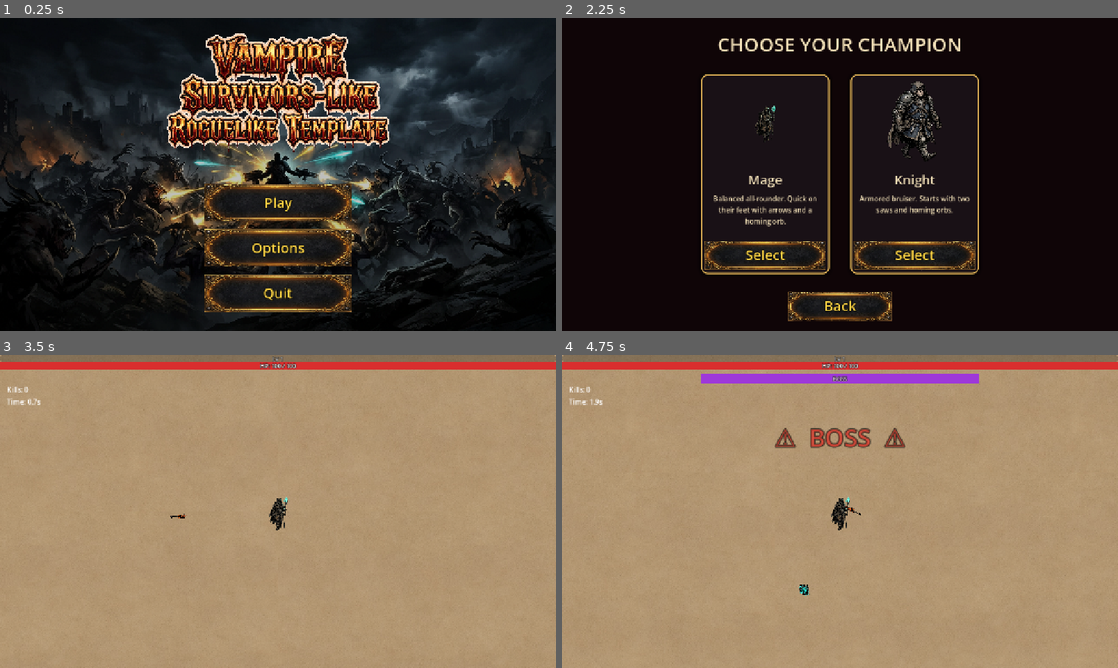
Above: before the commit, frames 1-4 (two rows, left to right).
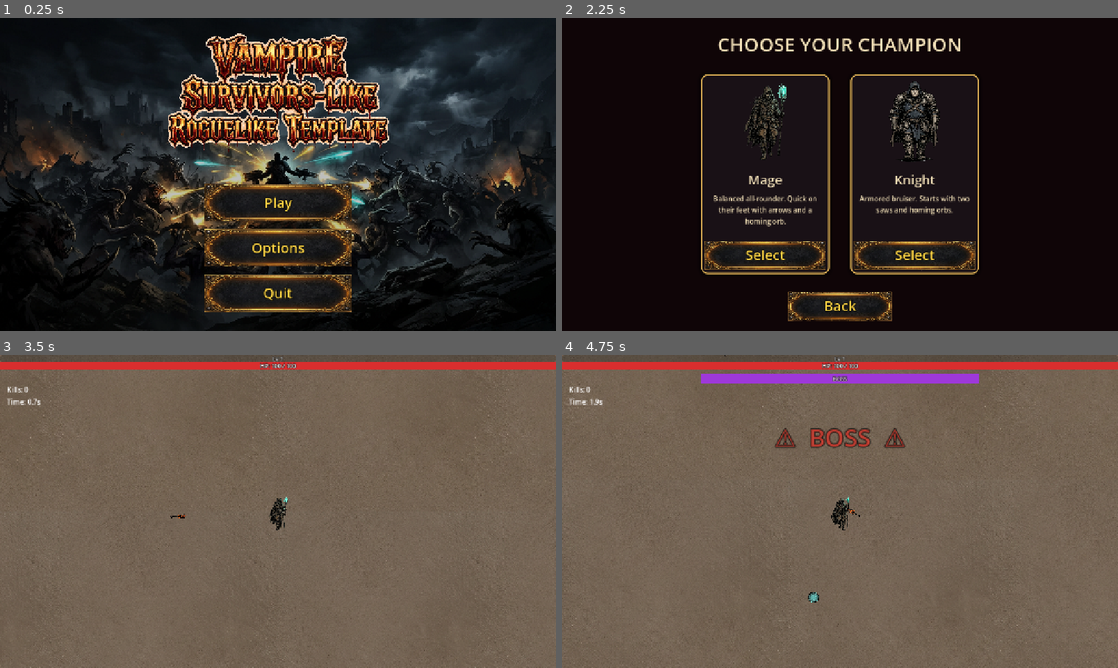
Above: after the commit, the same moments.

Repository: SummerEngine/template-2d-vampire-survivor-roguelike
Game: Godot game, scene res://scenes/main_menu.tscn
The game is run twice, just before and just after one commit, with the same random seed, the same clock (stepped at 60 frames per second) and the same inputs. Sound files missing from this copy of the repository are replaced by a short silence.
Inputs (mouse positions are in pixels of both pictures, inside the frame that each line leads up to):
- Up to frame 1 (0.25 s): no input
- Up to frame 2 (2.25 s): click "Options" at 0.5 s; click "Back" at 1.25 s; click "Play" at 2 s
- Up to frame 3 (3.5 s): click "Select" at 2.75 s
- Up to frame 4 (4.75 s): tap Enter at 3.5 s; move the mouse to (962, 495) at 3.52 s; hold D 3.53-4.28 s; tap B at 3.6, 4.35 s; click (962, 495) at 3.67 s; move the mouse to (728, 527) at 4.27 s; hold S from 4.28 s (still down)

The runs differ from the first frame. In frame 1, 0.6% of the frame differs, in the area x 30-71%, y 4-43%; in frame 2, 1.6%; in frame 3, 97%, in the area x 0-100%, y 0-100%; in frame 4, 95%.

Commit message:
feat: Knight directional walk animations + sprite tooling
- 4-frame walk cycles for down/up/right in knight_frames.tres (per-direction
  speeds: vertical 9, side 5)
- Side walk from hand-drawn sprites (fixed_1-4); front/back generated via a
  pose-guide + character dual-reference pipeline, then sliced/registered
- Front knight: hood with open face (helmet/visor removed) to match the side
- All directions registered (head/boot anchor), sized consistently (~390px),
  feet on the gameplay baseline (y=688, matches player); knight sprite_scale
  0.11 -> 0.18
- Add tools/slice_sheet.py: sprite-sheet slicer (white-key, whole-figure
  connected-component extraction, fit-aware registered placement)
- Add footstep SFX + stride pose guides (front/back/side reference art)

Co-Authored-By: Claude Opus 4.8 <noreply@anthropic.com>

Diff:
--- a/resources/knight_frames.tres
+++ b/resources/knight_frames.tres
@@ -1,18 +1,17 @@
-[gd_resource type="SpriteFrames" load_steps=14 format=3]
+[gd_resource type="SpriteFrames" load_steps=13 format=3]
 
-[ext_resource type="Texture2D" path="res://assets/player_walk_0.png" id="1"]
-[ext_resource type="Texture2D" path="res://assets/player_walk_1.png" id="2"]
-[ext_resource type="Texture2D" path="res://assets/player_walk_2.png" id="3"]
-[ext_resource type="Texture2D" path="res://assets/player_walk_3.png" id="4"]
-[ext_resource type="Texture2D" path="res://assets/player.png" id="5"]
-[ext_resource type="Texture2D" path="res://assets/player_up_0.png" id="6"]
-[ext_resource type="Texture2D" path="res://assets/player_up_1.png" id="7"]
-[ext_resource type="Texture2D" path="res://assets/player_up_2.png" id="8"]
-[ext_resource type="Texture2D" path="res://assets/player_up_3.png" id="9"]
-[ext_resource type="Texture2D" path="res://assets/player_right_0.png" id="10"]
-[ext_resource type="Texture2D" path="res://assets/player_right_1.png" id="11"]
-[ext_resource type="Texture2D" path="res://assets/player_right_2.png" id="12"]
-[ext_resource type="Texture2D" path="res://assets/player_right_3.png" id="13"]
+[ext_resource type="Texture2D" path="res://assets/knight_down_0.png" id="1"]
+[ext_resource type="Texture2D" path="res://assets/knight_down_1.png" id="2"]
+[ext_resource type="Texture2D" path="res://assets/knight_down_2.png" id="3"]
+[ext_resource type="Texture2D" path="res://assets/knight_down_3.png" id="4"]
+[ext_resource type="Texture2D" path="res://assets/knight_up_0.png" id="5"]
+[ext_resource type="Texture2D" path="res://assets/knight_up_1.png" id="6"]
+[ext_resource type="Texture2D" path="res://assets/knight_up_2.png" id="7"]
+[ext_resource type="Texture2D" path="res://assets/knight_up_3.png" id="8"]
+[ext_resource type="Texture2D" path="res://assets/knight_right_0.png" id="9"]
+[ext_resource type="Texture2D" path="res://assets/knight_right_1.png" id="10"]
+[ext_resource type="Texture2D" path="res://assets/knight_right_2.png" id="11"]
+[ext_resource type="Texture2D" path="res://assets/knight_right_3.png" id="12"]
 
 [resource]
 animations = [{
@@ -31,9 +30,12 @@
 }],
 "loop": true,
 "name": &"walk_down",
-"speed": 8.0
+"speed": 9.0
 }, {
 "frames": [{
+"duration": 1.0,
+"texture": ExtResource("5")
+}, {
 "duration": 1.0,
 "texture": ExtResource("6")
 }, {
@@ -42,15 +44,15 @@
 }, {
 "duration": 1.0,
 "texture": ExtResource("8")
-}, {
-"duration": 1.0,
-"texture": ExtResource("9")
 }],
 "loop": true,
 "name": &"walk_up",
-"speed": 8.0
+"speed": 9.0
 }, {
 "frames": [{
+"duration": 1.0,
+"texture": ExtResource("9")
+}, {
 "duration": 1.0,
 "texture": ExtResource("10")
 }, {
@@ -59,17 +61,14 @@
 }, {
 "duration": 1.0,
 "texture": ExtResource("12")
-}, {
-"duration": 1.0,
-"texture": ExtResource("13")
 }],
 "loop": true,
 "name": &"walk_right",
-"speed": 8.0
+"speed": 5.0
 }, {
 "frames": [{
 "duration": 1.0,
-"texture": ExtResource("5")
+"texture": ExtResource("1")
 }],
 "loop": false,
 "name": &"idle",
--- a/resources/menu_theme.tres
+++ b/resources/menu_theme.tres
@@ -1,6 +1,16 @@
-[gd_resource type="Theme" load_steps=7 format=3]
+[gd_resource type="Theme" format=3 uid="uid://clr1hl8h7furl"]
 
-[ext_resource type="Texture2D" path="res://assets/ui/button.png" id="1"]
+[ext_resource type="Texture2D" uid="uid://csn6le3sd7ndq" path="res://assets/ui/button.png" id="1"]
+
+[sub_resource type="StyleBoxEmpty" id="empty"]
+
+[sub_resource type="StyleBoxTexture" id="hover"]
+content_margin_left = 28.0
+content_margin_top = 10.0
+content_margin_right = 28.0
+content_margin_bottom = 14.0
+texture = ExtResource("1")
+modulate_color = Color(1.3, 1.2, 0.95, 1)
 
 [sub_resource type="StyleBoxTexture" id="normal"]
 content_margin_left = 28.0
@@ -10,14 +20,6 @@
 texture = ExtResource("1")
 modulate_color = Color(0.9, 0.9, 0.9, 1)
 
-[sub_resource type="StyleBoxTexture" id="hover"]
-content_margin_left = 28.0
-content_margin_top = 10.0
-content_margin_right = 28.0
-content_margin_bottom = 14.0
-texture = ExtResource("1")
-modulate_color = Color(1.3, 1.2, 0.95, 1)
-
 [sub_resource type="StyleBoxTexture" id="pressed"]
 content_margin_left = 28.0
 content_margin_top = 14.0
@@ -26,9 +28,11 @@
 texture = ExtResource("1")
 modulate_color = Color(0.68, 0.66, 0.6, 1)
 
-[sub_resource type="StyleBoxEmpty" id="empty"]
-
 [sub_resource type="StyleBoxFlat" id="panel"]
+content_margin_left = 8.0
+content_margin_top = 8.0
+content_margin_right = 8.0
+content_margin_bottom = 8.0
 bg_color = Color(0.1, 0.07, 0.09, 0.97)
 border_width_left = 3
 border_width_top = 3
@@ -39,24 +43,20 @@
 corner_radius_top_right = 14
 corner_radius_bottom_right = 14
 corner_radius_bottom_left = 14
-content_margin_left = 8.0
-content_margin_top = 8.0
-content_margin_right = 8.0
-content_margin_bottom = 8.0
 shadow_color = Color(0, 0, 0, 0.5)
 shadow_size = 10
 
 [resource]
 Button/colors/font_color = Color(1, 0.84, 0.27, 1)
+Button/colors/font_focus_color = Color(1, 0.94, 0.6, 1)
 Button/colors/font_hover_color = Color(1, 0.94, 0.6, 1)
+Button/colors/font_outline_color = Color(0, 0, 0, 1)
 Button/colors/font_pressed_color = Color(0.82, 0.68, 0.32, 1)
-Button/colors/font_focus_color = Color(1, 0.94, 0.6, 1)
-Button/colors/font_outline_color = Color(0, 0, 0, 1)
 Button/constants/outline_size = 6
 Button/font_sizes/font_size = 32
+Button/styles/focus = SubResource("empty")
+Button/styles/hover = SubResource("hover")
 Button/styles/normal = SubResource("normal")
-Button/styles/hover = SubResource("hover")
 Button/styles/pressed = SubResource("pressed")
-Button/styles/focus = SubResource("empty")
+Label/colors/font_color = Color(0.95, 0.88, 0.72, 1)
 PanelContainer/styles/panel = SubResource("panel")
-Label/colors/font_color = Color(0.95, 0.88, 0.72, 1)
--- a/scenes/main_menu.tscn
+++ b/scenes/main_menu.tscn
@@ -16,7 +16,7 @@
 fill_from = Vector2(0.5, 0)
 fill_to = Vector2(0.5, 1)
 
-[node name="MainMenu" type="Control"]
+[node name="MainMenu" type="Control" unique_id=457341063]
 layout_mode = 3
 anchors_preset = 15
 anchor_right = 1.0
@@ -26,7 +26,7 @@
 theme = ExtResource("4")
 script = ExtResource("1")
 
-[node name="Background" type="TextureRect" parent="."]
+[node name="Background" type="TextureRect" parent="." unique_id=140654826]
 layout_mode = 1
 anchors_preset = 15
 anchor_right = 1.0
@@ -37,7 +37,7 @@
 expand_mode = 1
 stretch_mode = 6
 
-[node name="Splash" type="TextureRect" parent="."]
+[node name="Splash" type="TextureRect" parent="." unique_id=1245539978]
 layout_mode = 1
 anchors_preset = 15
 anchor_right = 1.0
@@ -48,7 +48,7 @@
 expand_mode = 1
 stretch_mode = 6
 
-[node name="Darken" type="ColorRect" parent="."]
+[node name="Darken" type="ColorRect" parent="." unique_id=535667781]
 layout_mode = 1
 anchors_preset = 15
 anchor_right = 1.0
@@ -57,8 +57,9 @@
 grow_vertical = 2
 color = Color(0, 0, 0, 0.25)
 
-[node name="Title" type="TextureRect" parent="."]
+[node name="Title" type="TextureRect" parent="." unique_id=587199114]
 layout_mode = 1
+anchors_preset = 10
 anchor_right = 1.0
 offset_top = 24.0
 offset_bottom = 320.0
@@ -67,8 +68,9 @@
 expand_mode = 1
 stretch_mode = 5
 
-[node name="Buttons" type="VBoxContainer" parent="."]
+[node name="Buttons" type="VBoxContainer" parent="." unique_id=146318045]
 layout_mode = 1
+anchors_preset = 7
 anchor_left = 0.5
 anchor_top = 1.0
 anchor_right = 0.5
@@ -79,25 +81,25 @@
 offset_bottom = -40.0
 grow_horizontal = 2
 grow_vertical = 0
+theme_override_constants/separation = 14
 alignment = 1
-theme_override_constants/separation = 14
 
-[node name="PlayButton" type="Button" parent="Buttons"]
+[node name="PlayButton" type="Button" parent="Buttons" unique_id=883608239]
 custom_minimum_size = Vector2(340, 90)
 layout_mode = 2
 text = "Play"
 
-[node name="OptionsButton" type="Button" parent="Buttons"]
+[node name="OptionsButton" type="Button" parent="Buttons" unique_id=252318579]
 custom_minimum_size = Vector2(340, 90)
 layout_mode = 2
 text = "Options"
 
-[node name="QuitButton" type="Button" parent="Buttons"]
+[node name="QuitButton" type="Button" parent="Buttons" unique_id=2013028376]
 custom_minimum_size = Vector2(340, 90)
 layout_mode = 2
 text = "Quit"
 
-[node name="OptionsPanel" type="Control" parent="."]
+[node name="OptionsPanel" type="Control" parent="." unique_id=952763776]
 visible = false
 layout_mode = 1
 anchors_preset = 15
@@ -106,7 +108,7 @@
 grow_horizontal = 2
 grow_vertical = 2
 
-[node name="Dim" type="ColorRect" parent="OptionsPanel"]
+[node name="Dim" type="ColorRect" parent="OptionsPanel" unique_id=1284212947]
 layout_mode = 1
 anchors_preset = 15
 anchor_right = 1.0
@@ -115,7 +117,7 @@
 grow_vertical = 2
 color = Color(0, 0, 0, 0.7)
 
-[node name="Center" type="CenterContainer" parent="OptionsPanel"]
+[node name="Center" type="CenterContainer" parent="OptionsPanel" unique_id=125851835]
 layout_mode = 1
 anchors_preset = 15
 anchor_right = 1.0
@@ -123,61 +125,60 @@
 grow_horizontal = 2
 grow_vertical = 2
 
-[node name="Panel" type="PanelContainer" parent="OptionsPanel/Center"]
+[node name="Panel" type="PanelContainer" parent="OptionsPanel/Center" unique_id=1206196822]
 layout_mode = 2
 
-[node name="Margin" type="MarginContainer" parent="OptionsPanel/Center/Panel"]
+[node name="Margin" type="MarginContainer" parent="OptionsPanel/Center/Panel" unique_id=1146791903]
 layout_mode = 2
 theme_override_constants/margin_left = 24
 theme_override_constants/margin_top = 24
 theme_override_constants/margin_right = 24
 theme_override_constants/margin_bottom = 24
 
-[node name="VBox" type="VBoxContainer" parent="OptionsPanel/Center/Panel/Margin"]
+[node name="VBox" type="VBoxContainer" parent="OptionsPanel/Center/Panel/Margin" unique_id=935637455]
 custom_minimum_size = Vector2(380, 0)
 layout_mode = 2
 theme_override_constants/separation = 18
 
-[node name="OptTitle" type="Label" parent="OptionsPanel/Center/Panel/Margin/VBox"]
+[node name="OptTitle" type="Label" parent="OptionsPanel/Center/Panel/Margin/VBox" unique_id=1702352748]
 layout_mode = 2
+theme_override_font_sizes/font_size = 32
 text = "Options"
 horizontal_alignment = 1
-theme_override_font_sizes/font_size = 32
 
-[node name="VolumeRow" type="HBoxContainer" parent="OptionsPanel/Center/Panel/Margin/VBox"]
+[node name="VolumeRow" type="HBoxContainer" parent="OptionsPanel/Center/Panel/Margin/VBox" unique_id=1125393329]
 layout_mode = 2
 theme_override_constants/separation = 12
 
-[node name="VolLabel" type="Label" parent="OptionsPanel/Center/Panel/Margin/VBox/VolumeRow"]
+[node name="VolLabel" type="Label" parent="OptionsPanel/Center/Panel/Margin/VBox/VolumeRow" unique_id=2118019486]
 custom_minimum_size = Vector2(160, 0)
 layout_mode = 2
 text = "Master Volume"
 vertical_alignment = 1
 
-[node name="VolumeSlider" type="HSlider" parent="OptionsPanel/Center/Panel/Margin/VBox/VolumeRow"]
+[node name="VolumeSlider" type="HSlider" parent="OptionsPanel/Center/Panel/Margin/VBox/VolumeRow" unique_id=1707567335]
 custom_minimum_size = Vector2(180, 0)
 layout_mode = 2
 size_flags_horizontal = 3
 size_flags_vertical = 1
-min_value = 0.0
 max_value = 1.0
 step = 0.01
 value = 1.0
 
-[node name="FullscreenRow" type="HBoxContainer" parent="OptionsPanel/Center/Panel/Margin/VBox"]
+[node name="FullscreenRow" type="HBoxContainer" parent="OptionsPanel/Center/Panel/Margin/VBox" unique_id=692471520]
 layout_mode = 2
 theme_override_constants/separation = 12
 
-[node name="FsLabel" type="Label" parent="OptionsPanel/Center/Panel/Margin/VBox/FullscreenRow"]
+[node name="FsLabel" type="Label" parent="OptionsPanel/Center/Panel/Margin/VBox/FullscreenRow" unique_id=1736384202]
 custom_minimum_size = Vector2(160, 0)
 layout_mode = 2
 text = "Fullscreen"
 vertical_alignment = 1
 
-[node name="FullscreenCheck" type="CheckButton" parent="OptionsPanel/Center/Panel/Margin/VBox/FullscreenRow"]
+[node name="FullscreenCheck" type="CheckButton" parent="OptionsPanel/Center/Panel/Margin/VBox/FullscreenRow" unique_id=816317905]
 layout_mode = 2
 
-[node name="BackButton" type="Button" parent="OptionsPanel/Center/Panel/Margin/VBox"]
+[node name="BackButton" type="Button" parent="OptionsPanel/Center/Panel/Margin/VBox" unique_id=841110924]
 custom_minimum_size = Vector2(0, 64)
 layout_mode = 2
 text = "Back"
--- a/scenes/player.tscn
+++ b/scenes/player.tscn
@@ -14,10 +14,29 @@
 [sub_resource type="CircleShape2D" id="magnet"]
 radius = 140.0
 
+[sub_resource type="Gradient" id="dust_ramp"]
+offsets = PackedFloat32Array(0, 1)
+colors = PackedColorArray(0.8, 0.72, 0.58, 0.55, 0.8, 0.72, 0.58, 0)
+
 [node name="Player" type="CharacterBody2D"]
 collision_layer = 1
 collision_mask = 4
 script = ExtResource("1")
+
+[node name="Dust" type="CPUParticles2D" parent="."]
+position = Vector2(0, 34)
+emitting = false
+amount = 12
+lifetime = 0.55
+local_coords = false
+direction = Vector2(0, -1)
+spread = 40.0
+gravity = Vector2(0, 50)
+initial_velocity_min = 14.0
+initial_velocity_max = 38.0
+scale_amount_min = 3.0
+scale_amount_max = 6.0
+color_ramp = SubResource("dust_ramp")
 
 [node name="AnimatedSprite2D" type="AnimatedSprite2D" parent="."]
 scale = Vector2(0.18, 0.18)
--- a/scripts/boss_system.gd
+++ b/scripts/boss_system.gd
@@ -9,8 +9,10 @@
 
 @export var first_boss_time: float = 120.0
 @export var repeat_interval: float = 120.0
-@export var base_hp: float = 1200.0
+@export var base_hp: float = 500.0
 @export var hp_per_level: float = 100.0
+@export var base_stalk_speed: float = 60.0
+@export var stalk_speed_per_level: float = 2.0  # boss moves slightly faster at higher levels
 @export var spawn_distance: float = 750.0
 @export var alive_spawn_scale: float = 0.2  # normal enemies spawn at 20% while boss is up
 @export var world_half_size: float = 1500.0
@@ -58,6 +60,8 @@
 	# Scale HP off the current player level. Set BEFORE add_child so the boss's
 	# _ready() seeds health from the final max_health.
 	boss.max_health = base_hp + hp_per_level * float(_current_level())
+	# Boss stalks slightly faster the higher the player's level.
+	boss.stalk_speed = base_stalk_speed + stalk_speed_per_level * float(_current_level())
 	var angle := randf() * TAU
 	var pos := player.global_position + Vector2(cos(angle), sin(angle)) * spawn_distance
 	var limit := world_half_size - 80.0
--- a/scripts/enemy.gd
+++ b/scripts/enemy.gd
@@ -60,6 +60,13 @@
 		died.emit(self)
 		queue_free()
 
+## Shove this enemy away from a point without dealing damage (Knight's on-hit
+## pushback). Reuses the same _knockback the damage path uses.
+func knockback_from(pos: Vector2, strength: float) -> void:
+	var away := global_position - pos
+	if away.length() > 0.01:
+		_knockback = away.normalized() * strength
+
 func _flash() -> void:
 	if visual.material == null:
 		return
--- a/scripts/enemy_spawner.gd
+++ b/scripts/enemy_spawner.gd
@@ -43,12 +43,12 @@
 		_timer -= effective
 		_spawn()
 
-## 10% giant, 25% fast, 65% normal.
+## 5% giant, 25% fast, 70% normal.
 func _pick_scene() -> PackedScene:
 	var r := randf()
-	if r < 0.10:
+	if r < 0.05:
 		return GIANT
-	if r < 0.35:
+	if r < 0.30:
 		return FAST
 	return NORMAL
 
--- a/scripts/main.gd
+++ b/scripts/main.gd
@@ -176,7 +176,9 @@
 
 ## Boss reward: scatter a pile of XP gems on the ground around the death spot.
 func _spawn_xp_burst(pos: Vector2) -> void:
-	var count := 50
+	# Slightly bigger XP reward the higher the player's level.
+	var lvl: int = int(level_system.level) if (is_instance_valid(level_system) and "level" in level_system) else 1
+	var count := 50 + lvl * 3
 	var limit := 1500.0 - 24.0
 	for i in count:
 		var gem := GEM_SCENE.instantiate()
@@ -286,6 +288,12 @@
 	damage_flash.modulate.a = 0.5
 	var tw := create_tween()
 	tw.tween_property(damage_flash, "modulate:a", 0.0, 0.3)
+	# Knight perk: getting hit shoves all enemies back a little.
+	var kb: float = float(_char.get("knockback_on_hit", 0.0))
+	if kb > 0.0:
+		for e in enemies.get_children():
+			if e.has_method("knockback_from"):
+				e.knockback_from(player.global_position, kb)
 
 func _on_player_health_changed(current: float, maximum: float) -> void:
 	health_label.text = "HP: %d / %d" % [int(ceil(current)), int(maximum)]
--- a/scripts/player.gd
+++ b/scripts/player.gd
@@ -4,7 +4,7 @@
 signal died
 signal took_damage
 
-@export var speed: float = 200.0
+@export var speed: float = 160.0
 @export var max_health: float = 100.0
 @export var world_half_size: float = 1500.0  # world spans -1500..1500 on each axis
 @export var body_radius: float = 16.0
@@ -19,6 +19,10 @@
 @onready var hurtbox: Area2D = $Hurtbox
 @onready var magnet: Area2D = $Magnet
 @onready var anim: AnimatedSprite2D = $AnimatedSprite2D
+@onready var dust: CPUParticles2D = $Dust
+
+const STEP_INTERVAL := 0.30  # seconds between footstep sounds while moving
+var _step_timer: float = 0.0
 
 func _ready() -> void:
 	health = max_health
@@ -49,7 +53,7 @@
 	if area.is_in_group("xp_gems"):
 		area.attract_to(self)
 
-func _physics_process(_delta: float) -> void:
+func _physics_process(delta: float) -> void:
 	var dir := Vector2.ZERO
 	if Input.is_physical_key_pressed(KEY_W): dir.y -= 1.0
 	if Input.is_physical_key_pressed(KEY_S): dir.y += 1.0
@@ -70,6 +74,16 @@
 		anim.play(desired_anim)
 	velocity = dir.normalized() * speed
 	move_and_slide()
+	# Subtle footsteps + kicked-up dust while actually moving.
+	var moving := dir != Vector2.ZERO
+	dust.emitting = moving
+	if moving:
+		_step_timer -= delta
+		if _step_timer <= 0.0:
+			_step_timer = STEP_INTERVAL
+			Sfx.play("footstep")
+	else:
+		_step_timer = 0.0  # next step fires promptly when movement resumes
 	# Belt-and-suspenders clamp in case the player slips past a wall.
 	var limit := world_half_size - body_radius
 	global_position = global_position.clamp(Vector2(-limit, -limit), Vector2(limit, limit))
--- a/scripts/run_state.gd
+++ b/scripts/run_state.gd
@@ -13,11 +13,11 @@
 		"name": "Mage",
 		"blurb": "Balanced all-rounder. Quick on their feet with arrows and a homing orb.",
 		"max_health": 100.0,
-		"speed": 200.0,
+		"speed": 160.0,
 		"magnet_radius": 140.0,
 		"sprite_scale": 0.18,
 		"frames": "res://resources/player_frames.tres",
-		"portrait": "res://assets/player.png",
+		"portrait": "res://assets/mage_portrait.png",
 		"weapons": ["homing", "arrows"],  # auto-firing weapons at run start
 		"saws": 0,                         # orbiting saws at run start
 		"specials": [],                    # extra upgrade ids unlocked for this character
@@ -27,14 +27,15 @@
 		"name": "Knight",
 		"blurb": "Armored bruiser. Starts with two saws and homing orbs.",
 		"max_health": 150.0,
-		"speed": 150.0,
+		"speed": 120.0,
 		"magnet_radius": 200.0,
-		"sprite_scale": 0.2,
+		"sprite_scale": 0.18,
 		"frames": "res://resources/knight_frames.tres",
-		"portrait": "res://assets/knight_down_0.png",
+		"portrait": "res://assets/knight_portrait.png",
 		"weapons": ["homing"],
 		"saws": 2,
 		"specials": ["flaming"],
+		"knockback_on_hit": 200.0,  # Knight shoves all enemies back when hit
 	},
 }
 
--- a/scripts/sfx.gd
+++ b/scripts/sfx.gd
@@ -15,7 +15,7 @@
 const SOUNDS := {
 	"arrow_shoot":  ["res://assets/sounds/orb_cast.mp3",     -17.0, 0.12],
 	"orb_cast":     ["res://assets/sounds/arrow_shoot.mp3",  -15.0, 0.12],
-	"enemy_hit":    ["res://assets/sounds/enemy_hit.mp3",    -13.0, 0.18],
+	"enemy_hit":    ["res://assets/sounds/enemy_hit.mp3",    -10.0, 0.18],
 	"enemy_death":  ["res://assets/sounds/enemy_death.mp3",  -15.0, 0.15],
 	"explosion":    ["res://assets/sounds/explosion.mp3",     -5.0, 0.10],
 	"saw_hit":      ["res://assets/sounds/saw_hit.mp3",      -17.0, 0.20],
@@ -24,6 +24,7 @@
 	"player_death": ["res://assets/sounds/player_death.mp3",   0.0, 0.0],
 	"ui_click":     ["res://assets/sounds/ui_click.mp3",      -6.0, 0.0],
 	"ui_hover":     ["res://assets/sounds/ui_hover.mp3",     -18.0, 0.05],
+	"footstep":     ["res://assets/sounds/footstep.mp3",     -16.0, 0.18],
 }
 
 var _streams: Dictionary = {}
--- a/scripts/xp_gem.gd
+++ b/scripts/xp_gem.gd
@@ -5,13 +5,24 @@
 
 @export var xp_value: int = 1
 @export var fly_speed: float = 500.0
+@export var spin_speed: float = 4.0  # coin-flip spin rate (rad/sec)
 
 const COLLECT_DIST: float = 16.0
 
+@onready var spr: Sprite2D = $Sprite2D
+
 var _target: Node2D = null
+var _base_sx: float = 1.0
+var _t: float = 0.0
 
 func _ready() -> void:
 	add_to_group("xp_gems")
+	_base_sx = spr.scale.x
+
+func _process(delta: float) -> void:
+	# Coin-flip spin around the vertical axis for a bit of life.
+	_t += delta
+	spr.scale.x = _base_sx * cos(_t * spin_speed)
 
 func attract_to(p: Node2D) -> void:
 	_target = p
Binary file added: .summer/title_logo_original.png
Binary file added: assets/fixed_1.png
Not shown, added: assets/fixed_1.png.import
Binary file added: assets/fixed_2.png
Not shown, added: assets/fixed_2.png.import
Binary file added: assets/fixed_3.png
Not shown, added: assets/fixed_3.png.import
Binary file added: assets/fixed_4.png
Not shown, added: assets/fixed_4.png.import
Binary file removed: assets/grass.png
Not shown, removed: assets/grass.png.import
Binary file removed: assets/icons/bounce.jpg
(and 76 more such lines)
